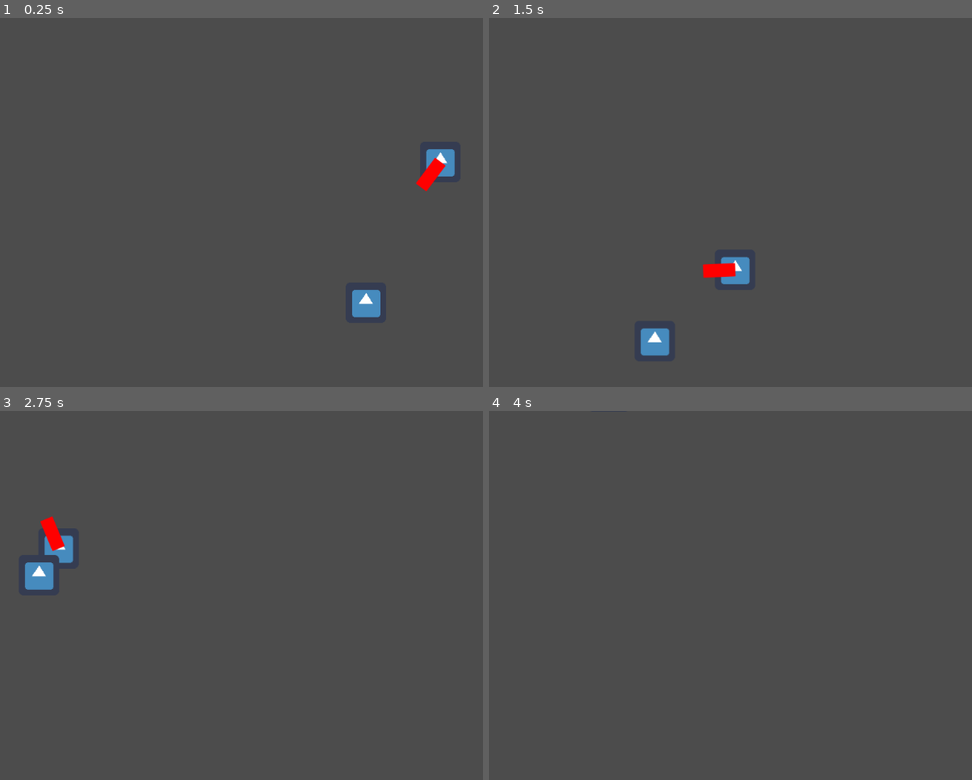
Above: before the commit, frames 1-4 (two rows, left to right).
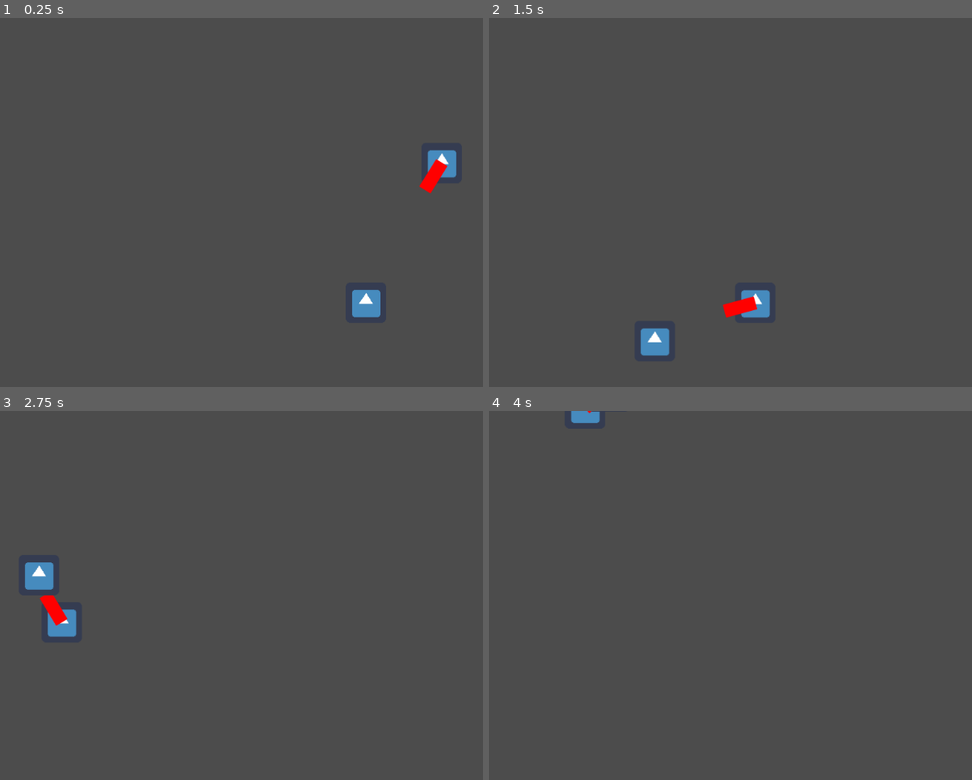
Above: after the commit, the same moments.

Repository: Rosthouse/GodotTest
Game: Godot game, scene res://Scenes/Steering/PursuityBoi.tscn
Same seed, same stepped clock (60 frames per second), same inputs: the game is played once before the commit and once after it. This scene is started directly instead of the project's main scene. The engine's default icon, where the game draws it, is replaced by a stand-in: a white triangle on a blue panel in a dark square.
Inputs (mouse positions are in pixels of both pictures, inside the frame that each line leads up to):
- Up to frame 1 (0.25 s): no input
- Up to frame 2 (1.5 s): move the mouse to (952, 187) at 0.52 s; hold Right (ui_right) 0.53-1.28 s; click (952, 187) at 0.6 s; move the mouse to (677, 224) at 1.27 s; hold Down (ui_down) from 1.28 s (still down); click (677, 224) at 1.35 s
- Up to frame 3 (2.75 s): move the mouse to (386, 518) at 2.02 s; release Down (ui_down) at 2.03 s; hold Right (ui_right) from 2.03 s (still down); click (386, 518) at 2.1 s
- Up to frame 4 (4 s): move the mouse to (778, 676) at 2.77 s; release Right (ui_right) at 2.78 s; hold Up (ui_up) 2.78-3.53 s; click (778, 676) at 2.85 s; move the mouse to (outside the picture) at 3.52 s; hold Left (ui_left) from 3.53 s (still down); click (outside the picture) at 3.6 s

The runs differ from the first frame. In frame 1, 0.2% of the frame differs, in the area x 86-95%, y 35-48%; in frame 2, 1.2%, in the area x 44-59%, y 64-82%; in frame 3, 1.1%; in frame 4, 0.2%.

Commit message:
Change: Made pursuer slow down/change prediction based on distance to target

Diff:
--- a/Scenes/Steering/Pursuer.gd
+++ b/Scenes/Steering/Pursuer.gd
@@ -1,6 +1,6 @@
 extends Seeker
 
-export var t: float = 0
+export(float,0,1) var t: float = 0
 
 var target_previous_position: Vector2
 
@@ -10,7 +10,11 @@
 
 func get_direction() -> Vector2:
 	var target_dir: Vector2 = (self.target.position - self.target_previous_position).normalized()
-	var predicted_target = self.target.position + target_dir * t
+
+	var distance: Vector2 = self.target.position - self.position
+
+	var predicted_target = self.target.position + target_dir * t * distance.length()
 	self.target_previous_position = self.target.position
+
 	var predicted_direction: Vector2 = (predicted_target - self.position).normalized()
 	return predicted_direction
--- a/Scenes/Steering/PursuityBoi.tscn
+++ b/Scenes/Steering/PursuityBoi.tscn
@@ -12,10 +12,10 @@
 script = ExtResource( 2 )
 target_node = NodePath("../Prey")
 mass = 10.0
-max_force = 20.0
+max_force = 10.0
 max_speed = 5.0
 debug = true
-t = 500.0
+t = 0.5
 
 [node name="Prey" type="Sprite" parent="."]
 position = Vector2( 630, 400 )
